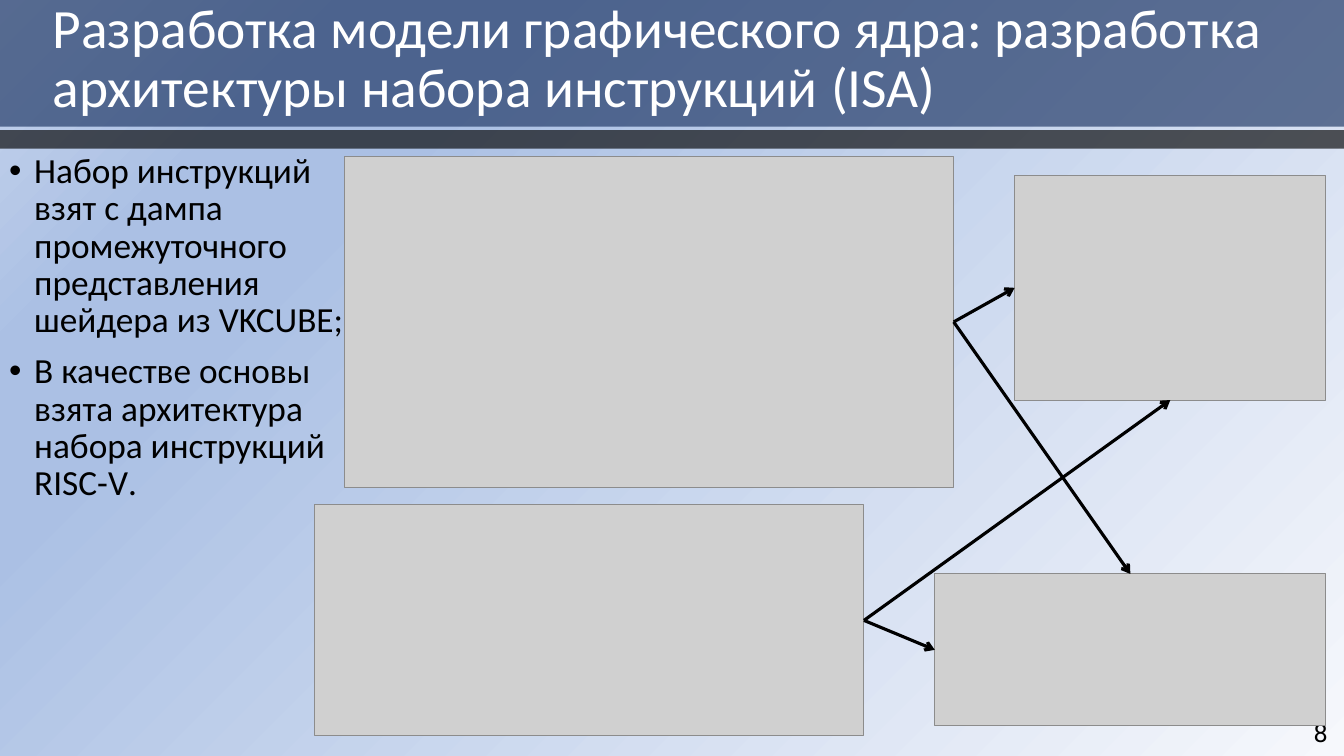
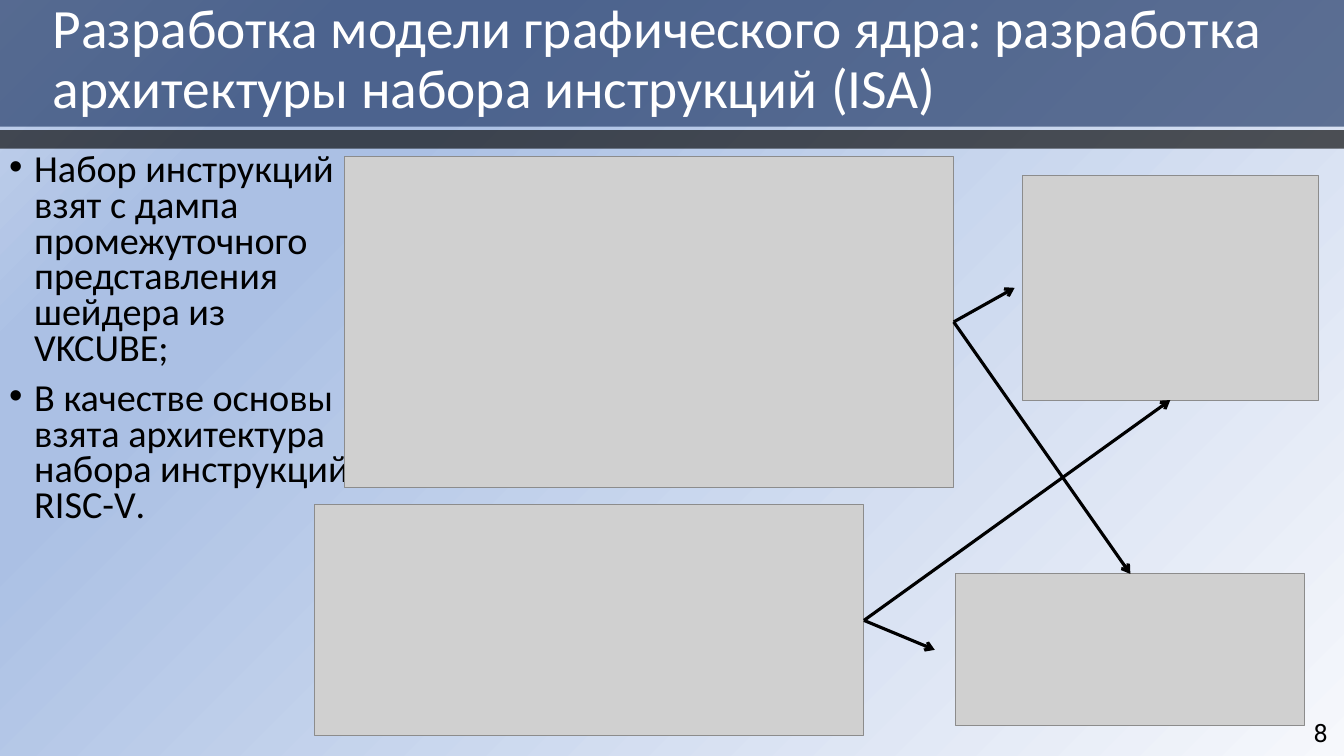
Before and after one commit to HaMeNopeDiot/hardware_gpu, a slide deck: slide 8 of docs/starukhin_dissertation/magister_pres.pptx. Drawn at 1344x756 pixels with LibreOffice and Linux fonts; fonts in the diff are those of the drawing; grey boxes stand for pictures. Boxes give left, top, right and bottom in pixels: in the first picture for what was removed or moved away, otherwise in the second. Text is boxed around its words. In the diff, an @@ line names an element or a change of style, - is before the commit and + after.

```diff
--- a/docs/starukhin_dissertation/magister_pres.pptx
+++ b/docs/starukhin_dissertation/magister_pres.pptx
@@ text "Набор инструкций взят с дампа ..." at <box>34,156,349,519</box>: size 25.2 to 27.3 pt; line spacing 0.88 to 0.78 @@
@@ picture: place and size @@
-picture at <box>1015,175,1327,400</box>
+picture at <box>1022,175,1319,400</box>
@@ picture: place and size @@
-picture at <box>935,574,1326,726</box>
+picture at <box>956,574,1305,726</box>
```
Also in this commit, not shown: 5 other slides changed, 8 other files.
